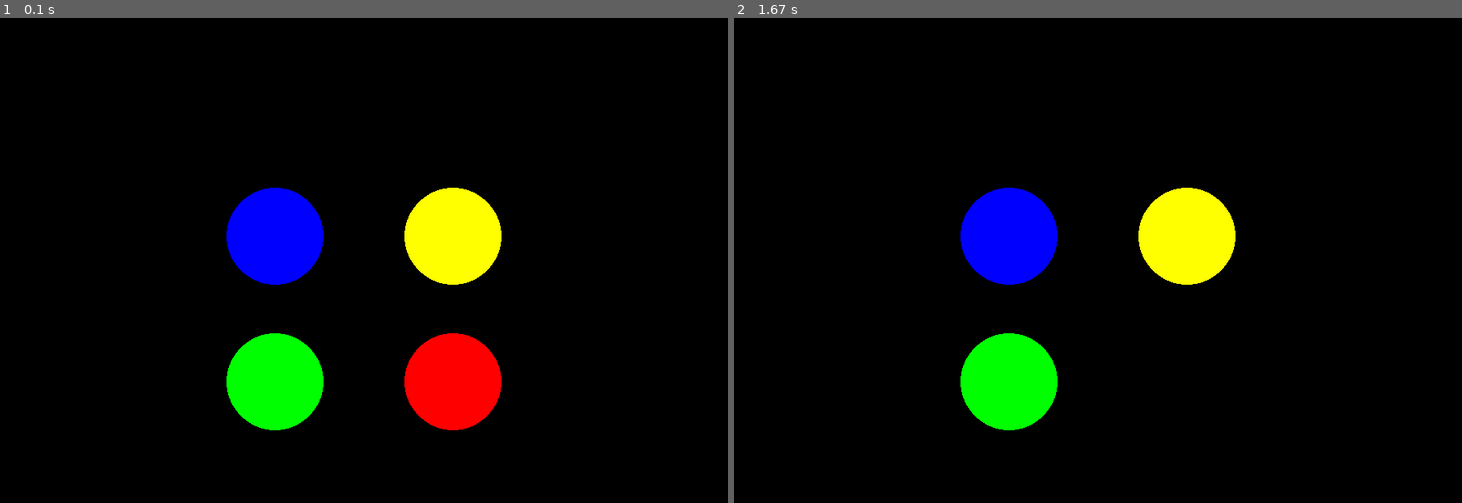
Above: before the commit, frames 1-2 (left to right).
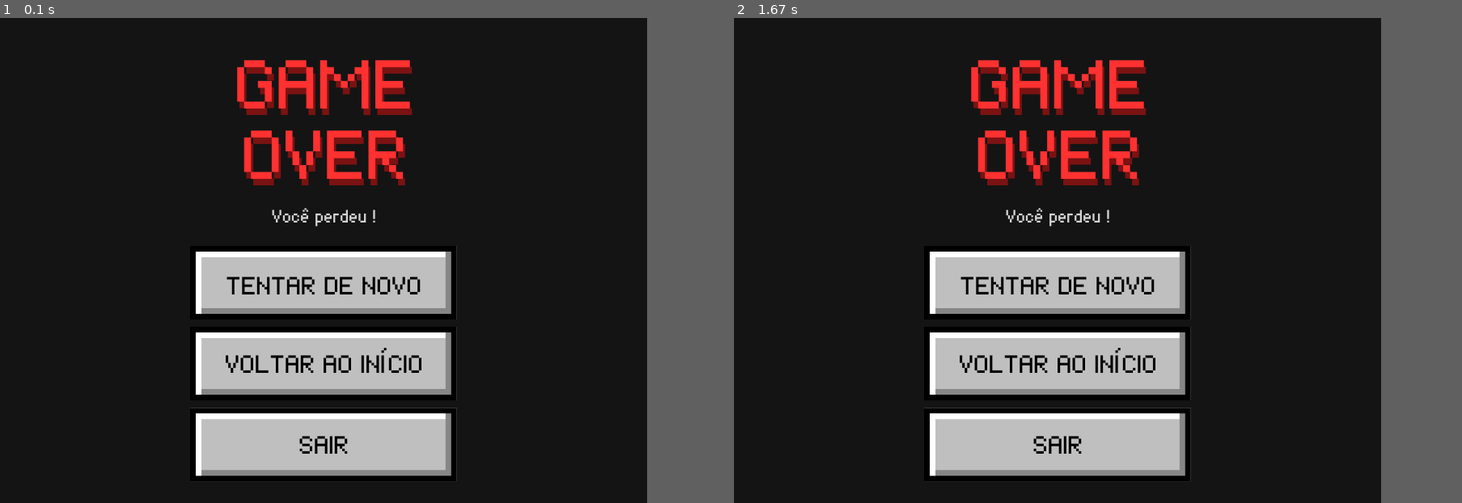
Above: after the commit, the same moments.

Repository: insper-classroom/devlife-23-1-projeto-pygame-henrique-turco-e-thiago-miranda
Game: pygame game, started from jogo.py
Same seed, same stepped clock (60 frames per second), same inputs: the game is played once before the commit and once after it.
Inputs (mouse positions are in pixels of both pictures, inside the frame that each line leads up to):
- Up to frame 1 (0.1 s): no input
- Up to frame 2 (1.67 s): click (1054, 362) at 0.38 s; press the mouse at (1054, 444) at 0.7 s; move the mouse to (1017, 367) at 0.8 s; release the mouse at (974, 294) at 0.93 s; press the mouse at (1054, 279) at 1.03 s; move the mouse to (1010, 221) at 1.13 s; release the mouse at (966, 158) at 1.27 s
The window is 900x600 before the commit and 800x600 after it. Grey fills any space a smaller window leaves; there, only what the larger window draws over its background counts as a difference.

The runs differ from the first frame. In frame 1, 22% of the frame differs, in the area x 26-69%, y 8-96%; in frame 2, 20%.

Commit message:
Telas de Início e Game Over feitas!!

Diff:
--- a/constantes.py
+++ b/constantes.py
@@ -3,6 +3,7 @@
 ALTURA = 600
 RAIO = 90
 TÍTULO = "Pattern Pursuit"
+GAME_OVER = "Game Over"
 MODO_CLASSICO = "Modo Clássico"
 MODO_RÁPIDO = "Modo Rápido"
 MODO_ESCURO = "Modo Escuro"
--- a/jogo.py
+++ b/jogo.py
@@ -1,3 +1,114 @@
-from classes import Jogo
-game=Jogo()
-game.game_loop()
+import pygame
+import random
+from sprites import *
+from constantes import *
+
+class Jogo:
+    def __init__(self):
+        pass
+
+    def game_loop(self):
+        pass
+
+
+class TelaInicial:
+    def __init__(self):
+        pygame.init()
+        pygame.display.set_caption(TÍTULO)
+        self.window = pygame.display.set_mode((LARGURA, ALTURA))
+
+        self.fundo = pygame.image.load('img/Inicio-Pattern-Pursuit.png')
+
+        self.rect_modo_classico = pygame.Rect(235, 190, 330, 90)
+        self.rect_modo_rapido = pygame.Rect(235, 290, 330, 90)
+        self.rect_modo_escuro = pygame.Rect(235, 390, 330, 90)
+        self.rect_sair = pygame.Rect(235, 490, 330, 90)
+
+    def roda(self):
+        self.jogando = True
+        while self.jogando:
+            self.eventos()
+            self.desenha()
+
+    def desenha(self):
+        self.window.blit(self.fundo, (0, 0))
+        pygame.display.update()
+
+    def eventos(self):
+        for evento in pygame.event.get():
+            if evento.type == pygame.QUIT:
+                pygame.quit()
+                quit(0)
+            if evento.type == pygame.MOUSEBUTTONUP:
+                x, y = pygame.mouse.get_pos()
+                mouse_rect = pygame.Rect(x, y, 1, 1)
+                if mouse_rect.colliderect(self.rect_modo_classico):
+                    self.jogando = False
+                    self.modo_classico = True
+                    self.modo_rapido = False
+                    self.modo_escuro = False
+                elif mouse_rect.colliderect(self.rect_modo_rapido):
+                    self.jogando = False
+                    self.modo_classico = False
+                    self.modo_rapido = True
+                    self.modo_escuro = False
+                elif mouse_rect.colliderect(self.rect_modo_escuro):
+                    self.jogando = False
+                    self.modo_classico = False
+                    self.modo_rapido = False
+                    self.modo_escuro = True
+                elif mouse_rect.colliderect(self.rect_sair):
+                    pygame.quit()
+                    quit(0)
+
+# jogo = TelaInicial()
+# while True:
+#     jogo.roda()
+
+
+class TelaGameOver:
+    def __init__(self):
+        pygame.init()
+        pygame.display.set_caption(GAME_OVER)
+        self.window = pygame.display.set_mode((LARGURA, ALTURA))
+
+        self.game_over = pygame.image.load('img/Game-Over-Pattern-Pursuit.png')
+
+        self.rect_tentar_de_novo = pygame.Rect(235, 282, 330, 90)
+        self.rect_voltar_inicio = pygame.Rect(235, 382, 330, 90)
+        self.rect_sair = pygame.Rect(235, 482, 330, 90)
+
+    def roda(self):
+        self.jogando = True
+        while self.jogando:
+            self.eventos()
+            self.desenha()
+
+    def desenha(self):
+        self.window.blit(self.game_over, (0, 0))
+        pygame.display.update()
+
+    def eventos(self):
+        for evento in pygame.event.get():
+            if evento.type == pygame.QUIT:
+                pygame.quit()
+                quit(0)
+            if evento.type == pygame.MOUSEBUTTONUP:
+                x, y = pygame.mouse.get_pos()
+                mouse_rect = pygame.Rect(x, y, 1, 1)
+                if mouse_rect.colliderect(self.rect_tentar_de_novo):
+                    self.jogando = False
+                    self.tentar_de_novo = True
+                    self.voltar_inicio = False
+                elif mouse_rect.colliderect(self.rect_voltar_inicio):
+                    self.jogando = False
+                    self.tentar_de_novo = False
+                    self.voltar_inicio = True
+                elif mouse_rect.colliderect(self.rect_sair):
+                    pygame.quit()
+                    quit(0)
+
+
+jogo = TelaGameOver()
+while True:
+    jogo.roda()
--- /dev/null
+++ b/loop.py
@@ -0,0 +1,3 @@
+from classes import Jogo
+game=Jogo()
+game.game_loop()
Binary file added: img/Game-Over-Pattern-Pursuit.png
Binary file added: img/Inicio-Pattern-Pursuit.png
